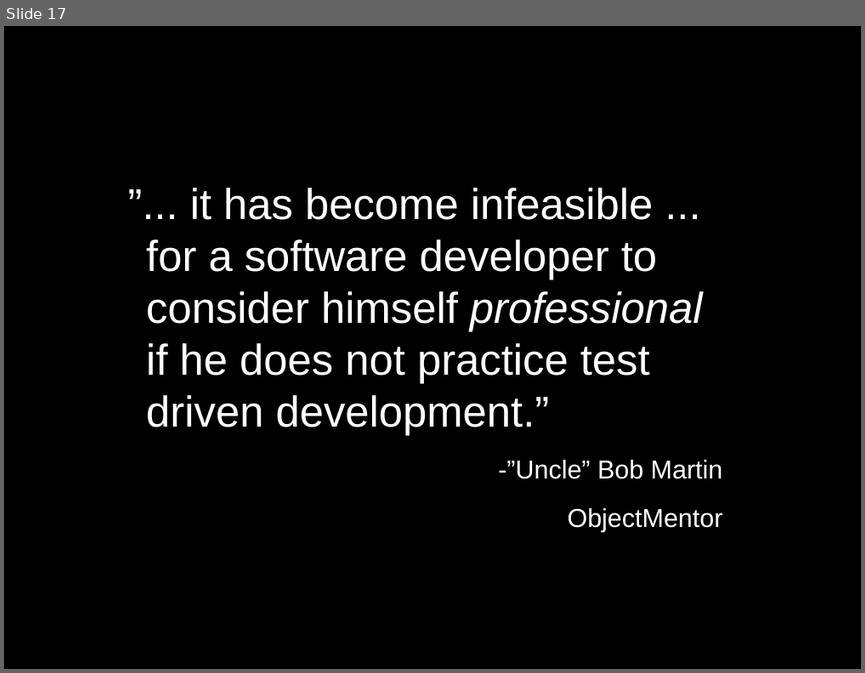
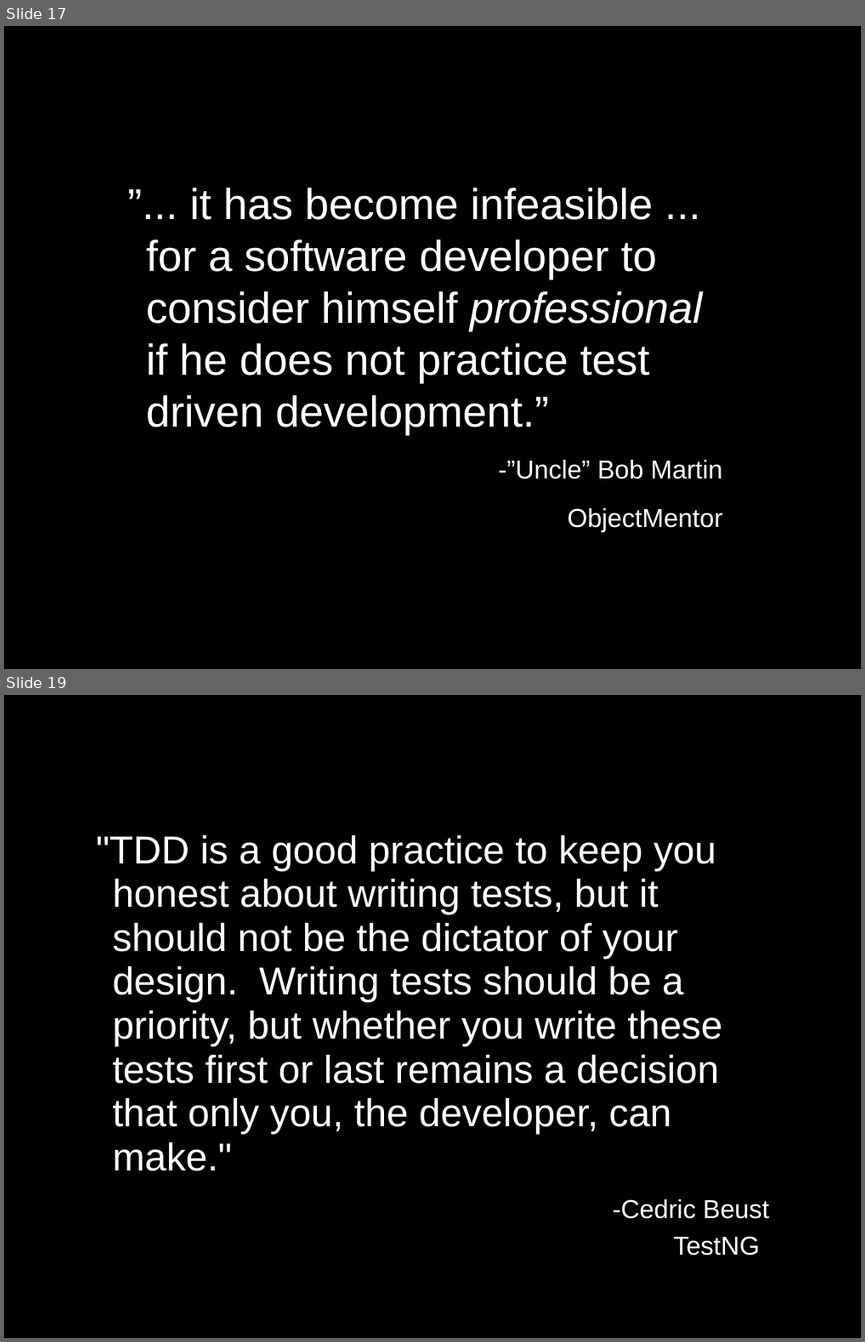
Before and after one commit to marcesher/mxunit-cfmeetups, a slide deck: bacfug/preso/testthis-compressed-3.ppt. Shown one above the other, each under a label of ours: slide 17 before the commit, slides 17 and 19 after it; the slides between them are not shown. The pictures are 865x673 and 865x1342 pixels, drawn with LibreOffice and Linux fonts; fonts in the diff are those of the drawing. Boxes give left, top, right and bottom in pixels: in the first picture for what was removed or moved away, otherwise in the second. Text is boxed around its words. In the diff, an @@ line names an element or a change of style, - is before the commit and + after.

Commit message:
updated quote from Cedric.

```diff
--- a/bacfug/preso/testthis-compressed-3.ppt
+++ b/bacfug/preso/testthis-compressed-3.ppt
@@ slide 19 added at (x1=4, y1=695, x2=861, y2=1338), background #000000 @@
@@ text added at (x1=96, y1=835, x2=769, y2=1255), 36 pt, text #FFFFFF @@
+"TDD is a good practice to keep you honest about writing tests, but it should not be the dictator of your design. Writing tests should be a priority, but whether you write these tests first or last remains a decision that only you, the developer, can make."
+-Cedric Beust
+TestNG
```
Also in this commit, not shown: 1 slide removed.
